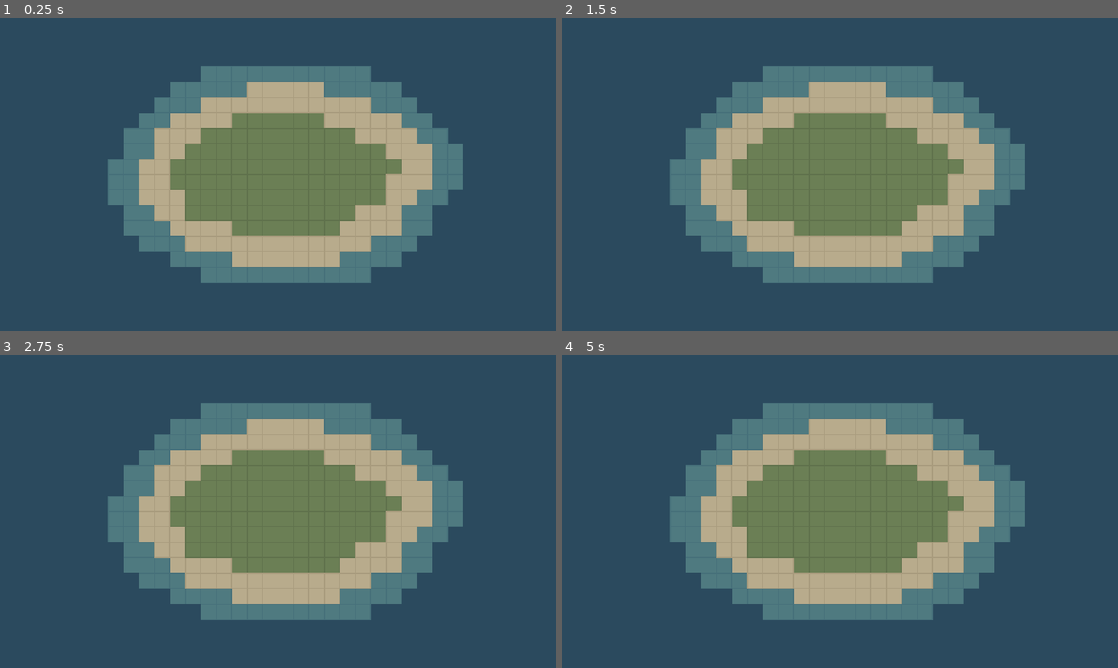
Above: before the commit, frames 1-4 (two rows, left to right).
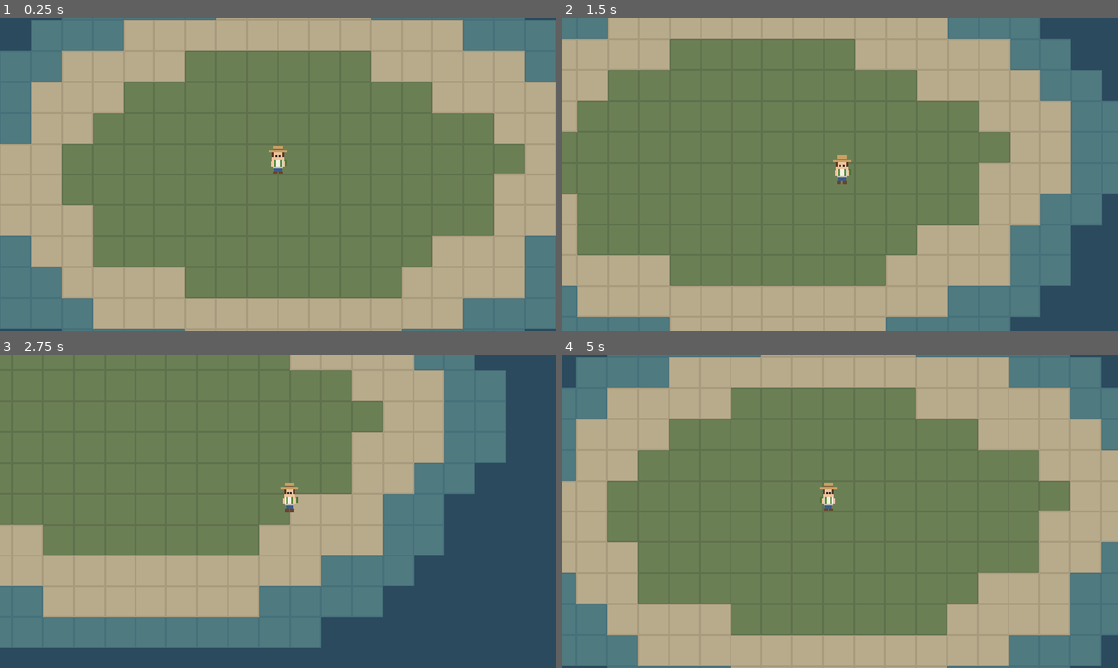
Above: after the commit, the same moments.

Repository: detronics-apps/ocean-haven
Game: Godot game, scene res://scenes/world/ocean_world.tscn
Same seed, same stepped clock (60 frames per second), same inputs: the game is played once before the commit and once after it.
Inputs (mouse positions are in pixels of both pictures, inside the frame that each line leads up to):
- Up to frame 1 (0.25 s): no input
- Up to frame 2 (1.5 s): tap Enter at 0.5 s; move the mouse to (962, 158) at 0.52 s; hold D (move_right, bound only after the commit) 0.53-1.28 s; click (962, 158) at 0.67 s; move the mouse to (728, 190) at 1.27 s; hold S (move_down, bound only after the commit) from 1.28 s (still down); click (728, 190) at 1.42 s
- Up to frame 3 (2.75 s): move the mouse to (333, 442) at 2.02 s; release S (move_down, bound only after the commit) at 2.03 s; hold D (move_right, bound only after the commit) from 2.03 s (still down); click (333, 442) at 2.17 s
- Up to frame 4 (5 s): move the mouse to (812, 574) at 2.77 s; release D (move_right, bound only after the commit) at 2.78 s; hold W (move_up, bound only after the commit) 2.78-3.53 s; click (812, 574) at 2.92 s; move the mouse to (1006, 558) at 3.52 s; hold A (move_left, bound only after the commit) from 3.53 s (still down); click (1006, 558) at 3.67 s; move the mouse to (673, 464) at 4.27 s; click (673, 464) at 4.42 s

The runs differ from the first frame. In frame 1, 87% of the frame differs, in the area x 0-100%, y 0-100%; in frame 2, 81%; in frame 3, 63%; in frame 4, 87%.

Commit message:
Add player walking and following camera
- Player (CharacterBody2D) walks with WASD/arrows, left stick/d-pad,
  or tap/click-to-move; stops at the shore via water tile collision.
- Avatar is built from swappable, tintable layers (body, shirt,
  backpack, hat) ready for customisation.
- Camera follows the player at 2x zoom with smoothing.
- docs/art_reference.webp added as the style target; CLAUDE.md notes
  the 3/4 top-down view.
- tests/test_player_walk.gd: headless check that the player moves and
  stops on land.

Co-Authored-By: Claude Opus 5.5 <noreply@anthropic.com>

Diff:
--- /dev/null
+++ b/assets/characters/player/backpack.svg
@@ -0,0 +1,6 @@
+<svg xmlns="http://www.w3.org/2000/svg" width="24" height="32" viewBox="0 0 24 32" shape-rendering="crispEdges">
+  <!-- Placeholder backpack layer (straps from the front), drawn white so it can be tinted -->
+  <rect x="8" y="17" width="2" height="7" fill="#ffffff"/>
+  <rect x="14" y="17" width="2" height="7" fill="#ffffff"/>
+  <rect x="19" y="17" width="2" height="6" fill="#d0d0d0"/>
+</svg>
--- /dev/null
+++ b/assets/characters/player/body.svg
@@ -0,0 +1,13 @@
+<svg xmlns="http://www.w3.org/2000/svg" width="24" height="32" viewBox="0 0 24 32" shape-rendering="crispEdges">
+  <!-- Placeholder avatar base layer: head, arms, trousers, boots -->
+  <rect x="8" y="24" width="8" height="5" fill="#3b5b8a"/>
+  <rect x="7" y="29" width="4" height="3" fill="#6b4428"/>
+  <rect x="13" y="29" width="4" height="3" fill="#6b4428"/>
+  <rect x="5" y="18" width="3" height="6" fill="#f0c39b"/>
+  <rect x="16" y="18" width="3" height="6" fill="#f0c39b"/>
+  <rect x="6" y="7" width="12" height="11" fill="#f0c39b"/>
+  <rect x="6" y="8" width="2" height="6" fill="#5a3a24"/>
+  <rect x="16" y="8" width="2" height="6" fill="#5a3a24"/>
+  <rect x="9" y="12" width="2" height="2" fill="#2a2a2a"/>
+  <rect x="13" y="12" width="2" height="2" fill="#2a2a2a"/>
+</svg>
--- /dev/null
+++ b/assets/characters/player/hat.svg
@@ -0,0 +1,6 @@
+<svg xmlns="http://www.w3.org/2000/svg" width="24" height="32" viewBox="0 0 24 32" shape-rendering="crispEdges">
+  <!-- Placeholder ranger hat layer, drawn white so it can be tinted -->
+  <rect x="3" y="7" width="18" height="2" fill="#ffffff"/>
+  <rect x="7" y="2" width="10" height="5" fill="#ffffff"/>
+  <rect x="7" y="6" width="10" height="1" fill="#a8a8a8"/>
+</svg>
--- /dev/null
+++ b/assets/characters/player/shirt.svg
@@ -0,0 +1,5 @@
+<svg xmlns="http://www.w3.org/2000/svg" width="24" height="32" viewBox="0 0 24 32" shape-rendering="crispEdges">
+  <!-- Placeholder shirt layer, drawn white so it can be tinted -->
+  <rect x="7" y="17" width="10" height="8" fill="#ffffff"/>
+  <rect x="7" y="24" width="10" height="1" fill="#c8c8c8"/>
+</svg>
--- a/assets/tilesets/placeholder_tileset.tres
+++ b/assets/tilesets/placeholder_tileset.tres
@@ -6,9 +6,12 @@
 texture = ExtResource("1_lfi4b")
 texture_region_size = Vector2i(32, 32)
 0:0/0 = 0
+0:0/0/physics_layer_0/polygon_0/points = PackedVector2Array(-16, -16, 16, -16, 16, 16, -16, 16)
 1:0/0 = 0
 2:0/0 = 0
 
 [resource]
 tile_size = Vector2i(32, 32)
+physics_layer_0/collision_layer = 1
+physics_layer_0/collision_mask = 0
 sources/0 = SubResource("TileSetAtlasSource_rcfvu")
--- a/project.godot
+++ b/project.godot
@@ -20,6 +20,46 @@
 window/stretch/mode="canvas_items"
 window/stretch/aspect="expand"
 
+[input]
+
+move_left={
+"deadzone": 0.2,
+"events": [Object(InputEventKey,"resource_local_to_scene":false,"resource_name":"","device":16,"window_id":0,"alt_pressed":false,"shift_pressed":false,"ctrl_pressed":false,"meta_pressed":false,"pressed":false,"keycode":0,"physical_keycode":65,"key_label":0,"unicode":0,"location":0,"echo":false,"script":null)
+, Object(InputEventKey,"resource_local_to_scene":false,"resource_name":"","device":16,"window_id":0,"alt_pressed":false,"shift_pressed":false,"ctrl_pressed":false,"meta_pressed":false,"pressed":false,"keycode":0,"physical_keycode":4194319,"key_label":0,"unicode":0,"location":0,"echo":false,"script":null)
+, Object(InputEventJoypadMotion,"resource_local_to_scene":false,"resource_name":"","device":0,"axis":0,"axis_value":-1.0,"script":null)
+, Object(InputEventJoypadButton,"resource_local_to_scene":false,"resource_name":"","device":0,"button_index":13,"pressure":0.0,"pressed":false,"script":null)
+]
+}
+move_right={
+"deadzone": 0.2,
+"events": [Object(InputEventKey,"resource_local_to_scene":false,"resource_name":"","device":16,"window_id":0,"alt_pressed":false,"shift_pressed":false,"ctrl_pressed":false,"meta_pressed":false,"pressed":false,"keycode":0,"physical_keycode":68,"key_label":0,"unicode":0,"location":0,"echo":false,"script":null)
+, Object(InputEventKey,"resource_local_to_scene":false,"resource_name":"","device":16,"window_id":0,"alt_pressed":false,"shift_pressed":false,"ctrl_pressed":false,"meta_pressed":false,"pressed":false,"keycode":0,"physical_keycode":4194321,"key_label":0,"unicode":0,"location":0,"echo":false,"script":null)
+, Object(InputEventJoypadMotion,"resource_local_to_scene":false,"resource_name":"","device":0,"axis":0,"axis_value":1.0,"script":null)
+, Object(InputEventJoypadButton,"resource_local_to_scene":false,"resource_name":"","device":0,"button_index":14,"pressure":0.0,"pressed":false,"script":null)
+]
+}
+move_up={
+"deadzone": 0.2,
+"events": [Object(InputEventKey,"resource_local_to_scene":false,"resource_name":"","device":16,"window_id":0,"alt_pressed":false,"shift_pressed":false,"ctrl_pressed":false,"meta_pressed":false,"pressed":false,"keycode":0,"physical_keycode":87,"key_label":0,"unicode":0,"location":0,"echo":false,"script":null)
+, Object(InputEventKey,"resource_local_to_scene":false,"resource_name":"","device":16,"window_id":0,"alt_pressed":false,"shift_pressed":false,"ctrl_pressed":false,"meta_pressed":false,"pressed":false,"keycode":0,"physical_keycode":4194320,"key_label":0,"unicode":0,"location":0,"echo":false,"script":null)
+, Object(InputEventJoypadMotion,"resource_local_to_scene":false,"resource_name":"","device":0,"axis":1,"axis_value":-1.0,"script":null)
+, Object(InputEventJoypadButton,"resource_local_to_scene":false,"resource_name":"","device":0,"button_index":11,"pressure":0.0,"pressed":false,"script":null)
+]
+}
+move_down={
+"deadzone": 0.2,
+"events": [Object(InputEventKey,"resource_local_to_scene":false,"resource_name":"","device":16,"window_id":0,"alt_pressed":false,"shift_pressed":false,"ctrl_pressed":false,"meta_pressed":false,"pressed":false,"keycode":0,"physical_keycode":83,"key_label":0,"unicode":0,"location":0,"echo":false,"script":null)
+, Object(InputEventKey,"resource_local_to_scene":false,"resource_name":"","device":16,"window_id":0,"alt_pressed":false,"shift_pressed":false,"ctrl_pressed":false,"meta_pressed":false,"pressed":false,"keycode":0,"physical_keycode":4194322,"key_label":0,"unicode":0,"location":0,"echo":false,"script":null)
+, Object(InputEventJoypadMotion,"resource_local_to_scene":false,"resource_name":"","device":0,"axis":1,"axis_value":1.0,"script":null)
+, Object(InputEventJoypadButton,"resource_local_to_scene":false,"resource_name":"","device":0,"button_index":12,"pressure":0.0,"pressed":false,"script":null)
+]
+}
+
+[layer_names]
+
+2d_physics/layer_1="water"
+2d_physics/layer_2="player"
+
 [physics]
 
 3d/physics_engine="Jolt Physics"
--- /dev/null
+++ b/scenes/player/player.tscn
@@ -0,0 +1,44 @@
+[gd_scene format=3]
+
+[ext_resource type="Script" path="res://scripts/player/player_controller.gd" id="1_p47bc"]
+[ext_resource type="Texture2D" path="res://assets/characters/player/body.svg" id="2_75vfm"]
+[ext_resource type="Texture2D" path="res://assets/characters/player/shirt.svg" id="3_0owmy"]
+[ext_resource type="Texture2D" path="res://assets/characters/player/backpack.svg" id="4_qek5x"]
+[ext_resource type="Texture2D" path="res://assets/characters/player/hat.svg" id="5_5gtgg"]
+
+[sub_resource type="CircleShape2D" id="CircleShape2D_h17s1"]
+radius = 5.0
+
+[node name="Player" type="CharacterBody2D" unique_id=1682992877]
+collision_layer = 2
+motion_mode = 1
+script = ExtResource("1_p47bc")
+
+[node name="Feet" type="CollisionShape2D" parent="." unique_id=78123674]
+shape = SubResource("CircleShape2D_h17s1")
+
+[node name="Look" type="Node2D" parent="." unique_id=1797991224]
+
+[node name="Body" type="Sprite2D" parent="Look" unique_id=485543219]
+texture = ExtResource("2_75vfm")
+offset = Vector2(0, -16)
+
+[node name="Shirt" type="Sprite2D" parent="Look" unique_id=130779817]
+modulate = Color(0.95686275, 0.94509804, 0.9019608, 1)
+texture = ExtResource("3_0owmy")
+offset = Vector2(0, -16)
+
+[node name="Backpack" type="Sprite2D" parent="Look" unique_id=116288443]
+modulate = Color(0.37254903, 0.56078434, 0.24313726, 1)
+texture = ExtResource("4_qek5x")
+offset = Vector2(0, -16)
+
+[node name="Hat" type="Sprite2D" parent="Look" unique_id=23268344]
+modulate = Color(0.7882353, 0.627451, 0.3882353, 1)
+texture = ExtResource("5_5gtgg")
+offset = Vector2(0, -16)
+
+[node name="Camera2D" type="Camera2D" parent="." unique_id=766493607]
+zoom = Vector2(2, 2)
+position_smoothing_enabled = true
+position_smoothing_speed = 8.0
--- a/scenes/world/ocean_world.tscn
+++ b/scenes/world/ocean_world.tscn
@@ -1,9 +1,14 @@
 [gd_scene format=3]
 
 [ext_resource type="PackedScene" path="res://scenes/islands/starter_island.tscn" id="1_jdf47"]
+[ext_resource type="PackedScene" path="res://scenes/player/player.tscn" id="2_b6ysu"]
+[ext_resource type="Script" path="res://scripts/player/player_controller.gd" id="3_if4lt"]
 
 [node name="OceanWorld" type="Node2D" unique_id=122976242]
 
 [node name="StarterIsland" type="Node2D" parent="." unique_id=103628659 instance=ExtResource("1_jdf47")]
 
-[node name="Camera2D" type="Camera2D" parent="." unique_id=1454951282]
+[node name="Player" type="CharacterBody2D" parent="." unique_id=1682992877 instance=ExtResource("2_b6ysu")]
+collision_layer = 2
+motion_mode = 1
+script = ExtResource("3_if4lt")
--- /dev/null
+++ b/scripts/player/player_controller.gd
@@ -0,0 +1,38 @@
+class_name Player
+extends CharacterBody2D
+## Walks with keyboard / controller (move_* actions) or by tapping/clicking a spot.
+
+@export var speed: float = 110.0
+
+var _target: Vector2
+var _has_target := false
+
+@onready var _look: Node2D = $Look
+
+
+func _unhandled_input(event: InputEvent) -> void:
+	# Touch taps arrive as mouse clicks (emulate_mouse_from_touch is on by default).
+	if event is InputEventMouseButton and event.pressed and event.button_index == MOUSE_BUTTON_LEFT:
+		_target = get_global_mouse_position()
+		_has_target = true
+
+
+func _physics_process(_delta: float) -> void:
+	var dir := Input.get_vector("move_left", "move_right", "move_up", "move_down")
+	if dir != Vector2.ZERO:
+		_has_target = false
+	elif _has_target:
+		var to_target := _target - global_position
+		if to_target.length() < 2.0:
+			_has_target = false
+		else:
+			dir = to_target.normalized()
+
+	velocity = dir * speed
+	move_and_slide()
+
+	# Tapped into the sea: stop instead of pushing against the shore forever.
+	if _has_target and get_real_velocity().length() < 1.0:
+		_has_target = false
+	if dir.x != 0.0:
+		_look.scale.x = signf(dir.x)
--- /dev/null
+++ b/tests/test_player_walk.gd
@@ -0,0 +1,35 @@
+extends SceneTree
+## Walks the player right for 5 seconds: they must move, and must stop on land at the shore.
+## Run: godot --headless --path . --script res://tests/test_player_walk.gd
+
+const LAND := [Vector2i(1, 0), Vector2i(2, 0)]  # sand, grass atlas coords
+
+var _world: Node
+var _player: Node2D
+var _frames := 0
+
+
+func _initialize() -> void:
+	_world = load("res://scenes/world/ocean_world.tscn").instantiate()
+	root.add_child(_world)
+	_player = _world.get_node("Player")
+	Input.action_press("move_right")
+
+
+func _physics_process(_delta: float) -> bool:
+	_frames += 1
+	if _frames < 300:
+		return false
+	Input.action_release("move_right")
+	var ground: TileMapLayer = _world.get_node("StarterIsland/Ground")
+	var cell := ground.local_to_map(ground.to_local(_player.global_position))
+	var on_land := ground.get_cell_atlas_coords(cell) in LAND
+	var moved := _player.global_position.x > 200.0
+	print("player at %s, cell %s, on land: %s" % [_player.global_position, cell, on_land])
+	if not (on_land and moved):
+		printerr("FAIL: expected player to walk right and stop on land at the shore")
+		quit(1)
+	else:
+		print("PASS")
+		quit(0)
+	return true
Not shown, added: assets/characters/player/backpack.svg.import
Not shown, added: assets/characters/player/body.svg.import
Not shown, added: assets/characters/player/hat.svg.import
Not shown, added: assets/characters/player/shirt.svg.import
Binary file added: docs/art_reference.webp
Not shown, added: docs/art_reference.webp.import
Not shown, added: scripts/player/player_controller.gd.uid
Not shown, added: tests/test_player_walk.gd.uid
Not shown, changed: CLAUDE.md
